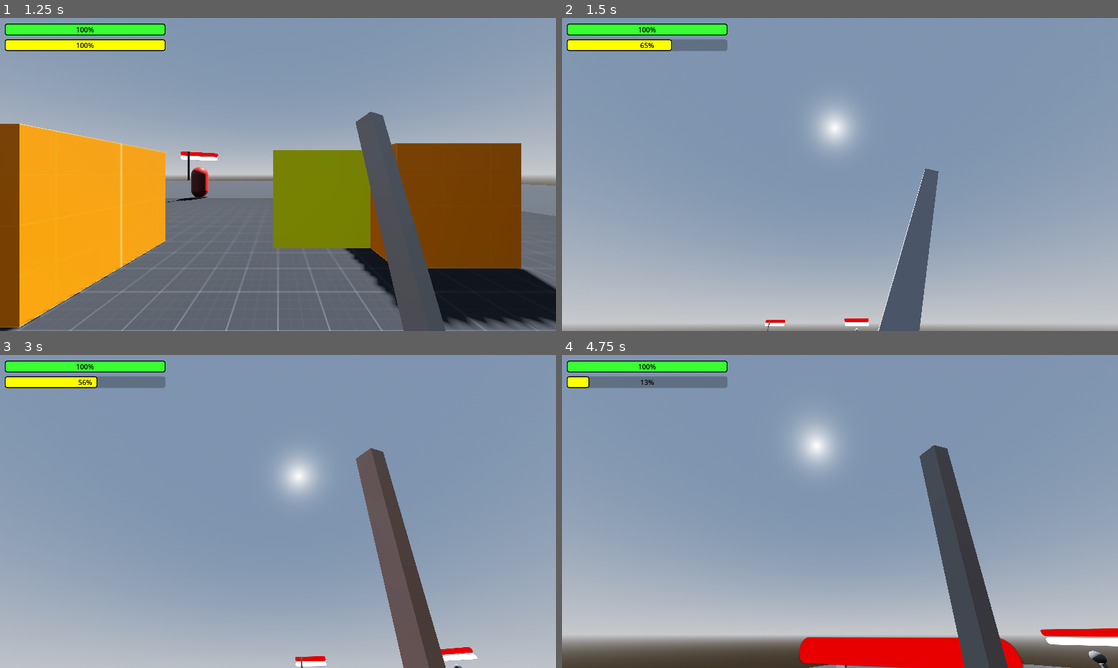
Above: before the commit, frames 1-4 (two rows, left to right).
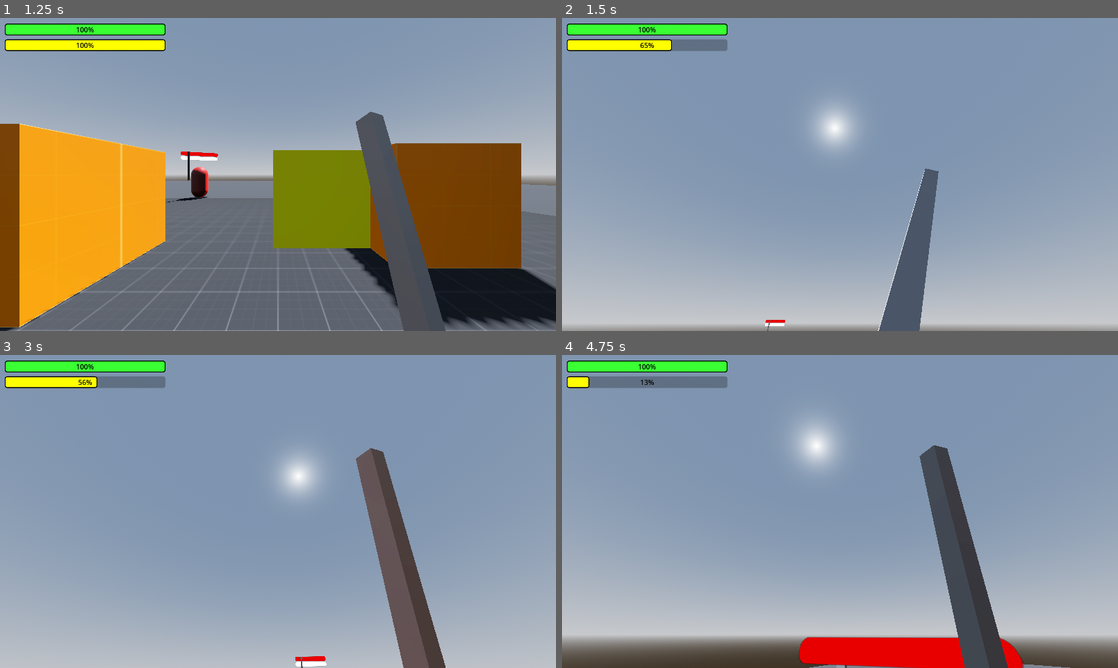
Above: after the commit, the same moments.

Repository: BlackOwlHU/ProjectParry
Game: Godot game, scene res://scenes/menu.tscn
Two runs of this game, one before a commit and one after it. Both use one fixed random seed, a clock stepped at 60 frames per second and the inputs below.
Inputs (mouse positions are in pixels of both pictures, inside the frame that each line leads up to):
- Up to frame 1 (1.25 s): click "Play" at 0.5 s
- Up to frame 2 (1.5 s): tap Enter (ui_accept) at 1.25 s; move the mouse to (867, 174) at 1.27 s; hold W (Forward) from 1.28 s (still down); click (867, 174) at 1.35 s
- Up to frame 3 (3 s): keep holding W (Forward); tap Enter (ui_accept) at 1.52, 2.27 s; move the mouse to (250, 511) at 2.02 s; right-click (250, 511) at 2.1 s; move the mouse to (289, 505) at 2.77 s; hold Shift (Sprint) from 2.78 s (still down)
- Up to frame 4 (4.75 s): keep holding W (Forward); move the mouse to (834, 517) at 3.52 s; release Shift (Sprint) at 3.53 s; click (834, 517) at 3.6 s; tap Enter (ui_accept) at 3.77, 4.52 s; move the mouse to (878, 514) at 4.27 s; right-click (878, 514) at 4.35 s

Frame 1 is identical in both runs. In frame 2, 0.1% of the frame differs, in the area x 50-56%, y 96-100%; in frame 3, 0.2%; in frame 4, 0.8%, in the area x 86-100%, y 87-100%.

Commit message:
a0.19

Diff:
--- a/characters/detailed_enemy_test.tscn
+++ b/characters/detailed_enemy_test.tscn
@@ -541,7 +541,7 @@
 mesh = SubResource("CapsuleMesh_d31ll")
 
 [node name="arm_shoulder_left" type="Node3D" parent="Scaler"]
-transform = Transform3D(0.27333, -0.164874, 9.51469e-08, 0.118879, 0.350365, -0.0825705, 0.0340341, 0.100307, 0.288413, 0.668094, 1.68361, 0)
+transform = Transform3D(0.27333, -0.164874, 9.51469e-08, 0.118879, 0.350365, -0.0825704, 0.034034, 0.100307, 0.288413, 0.668094, 1.68361, 0)
 
 [node name="MeshInstance3D" type="MeshInstance3D" parent="Scaler/arm_shoulder_left"]
 mesh = SubResource("CapsuleMesh_8w1pa")
@@ -614,7 +614,7 @@
 mesh = SubResource("CapsuleMesh_18bar")
 
 [node name="leg_boots_right" type="Node3D" parent="Scaler"]
-transform = Transform3D(1, 0, 0, 0, -4.37114e-08, 1, 0, -1, -4.37114e-08, -0.347993, -0.75, -0.196282)
+transform = Transform3D(1, 0, 0, 0, -3.61999e-06, 1, 0, -1, -3.61999e-06, -0.347993, -0.75, -0.196282)
 
 [node name="MeshInstance3D" type="MeshInstance3D" parent="Scaler/leg_boots_right"]
 transform = Transform3D(0.225, 0, 0, 0, -0.3, -4.52987e-08, 0, 4.52987e-08, -0.3, -0.0578153, 0.139895, -0.1)
@@ -622,7 +622,7 @@
 skeleton = NodePath("")
 
 [node name="leg_boots_left" type="Node3D" parent="Scaler"]
-transform = Transform3D(1, 0, 0, 0, -4.37114e-08, 1, 0, -1, -4.37114e-08, 0.417, -0.75, -0.140336)
+transform = Transform3D(1, 0, 0, 0, -3.61999e-06, 1, 0, -1, -3.61999e-06, 0.417, -0.75, -0.140336)
 
 [node name="MeshInstance3D" type="MeshInstance3D" parent="Scaler/leg_boots_left"]
 transform = Transform3D(0.225, 0, 0, 0, -0.3, -4.52987e-08, 0, 4.52987e-08, -0.3, -0.0578153, 0.139895, -0.1)
--- a/scenes/world.tscn
+++ b/scenes/world.tscn
@@ -6,7 +6,6 @@
 [ext_resource type="PackedScene" uid="uid://dft7wol7r165i" path="res://characters/basic_sword_enemy.tscn" id="3_bmqgp"]
 [ext_resource type="Texture2D" uid="uid://cton2ssuho5cc" path="res://addons/kenney_prototype_textures/orange/texture_02.png" id="3_e6i4e"]
 [ext_resource type="PackedScene" uid="uid://cprghsxm60aor" path="res://scenes/breakable_wall.tscn" id="4_g32xw"]
-[ext_resource type="PackedScene" uid="uid://dhthn66o84vie" path="res://characters/detailed_enemy_test.tscn" id="7_xl73p"]
 
 [sub_resource type="ProceduralSkyMaterial" id="ProceduralSkyMaterial_aocdx"]
 sky_horizon_color = Color(0.64625, 0.65575, 0.67075, 1)
@@ -108,6 +107,3 @@
 
 [node name="Breakable_Wall" parent="NavigationRegion3D/Enviroment" instance=ExtResource("4_g32xw")]
 transform = Transform3D(1, 0, 0, 0, 1, 0, 0, 0, 1, 0.900523, 0, -3.18971)
-
-[node name="Basic_Sword_Enemy" parent="." instance=ExtResource("7_xl73p")]
-transform = Transform3D(0.678044, 0, -0.735021, 0, 1, 0, 0.735021, 0, 0.678044, 12.2458, 1, -15.8476)
Not shown: 1 places in scenes/world.tscn that only renumber resources
